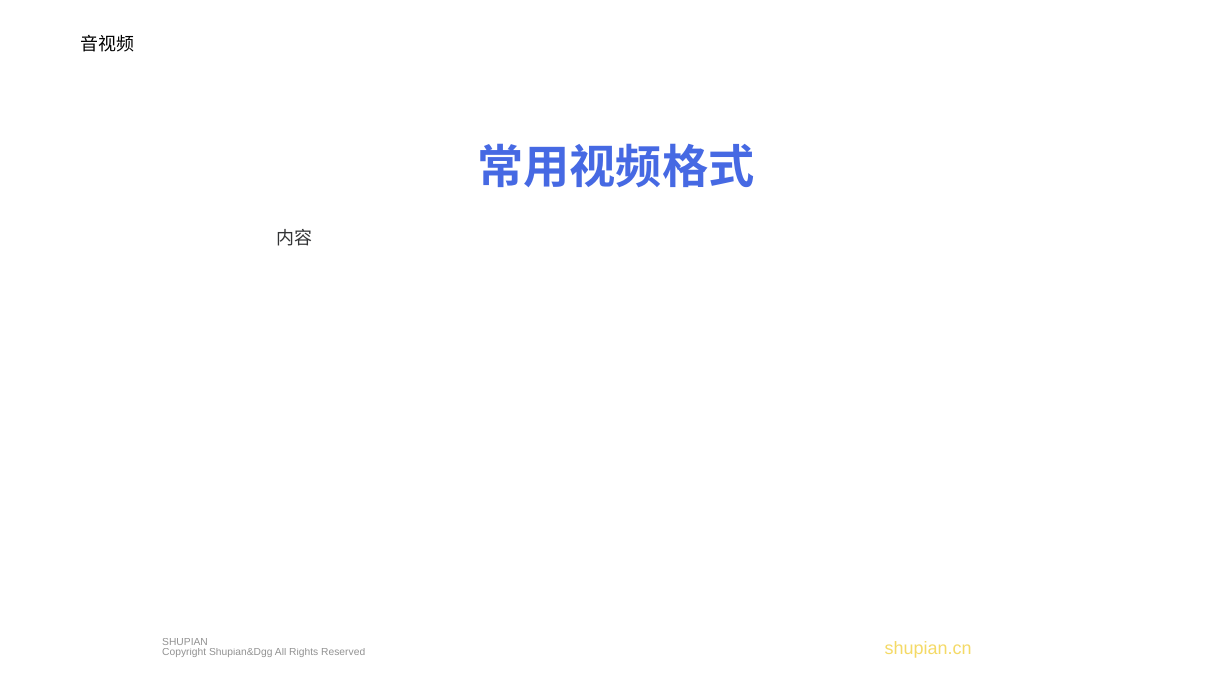
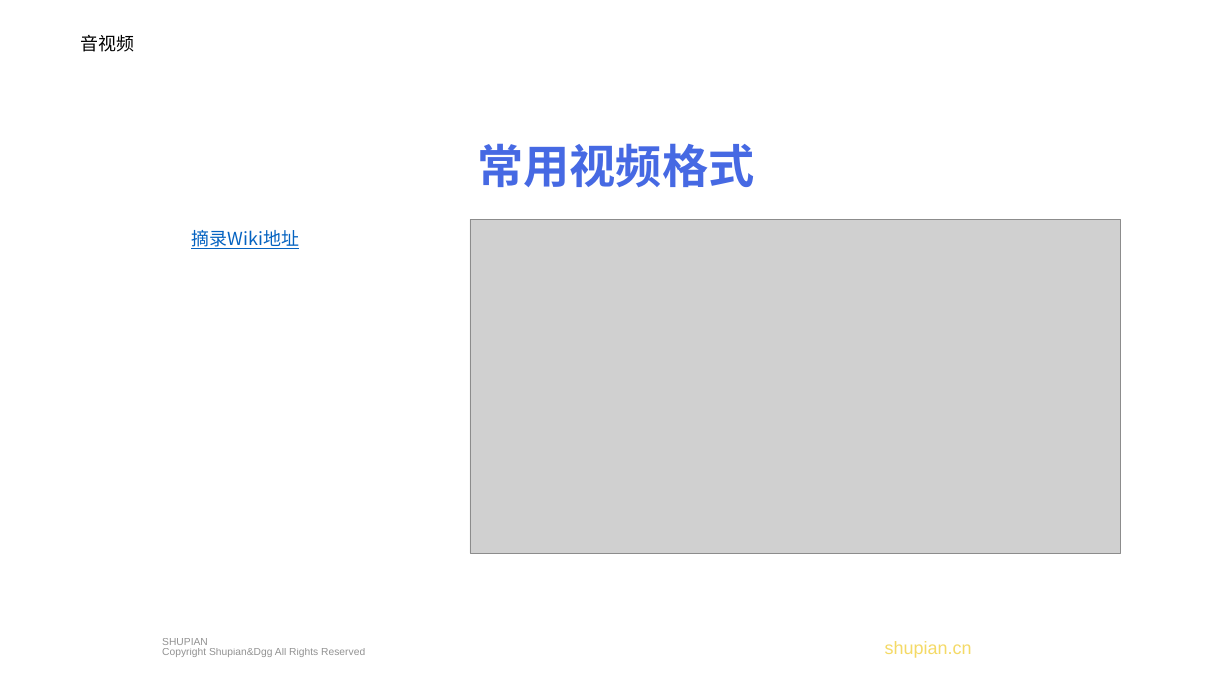
Before and after one commit to xiaowifi/MyNote, a slide deck: slide 6 of blogpage/content/posts/Android/音视频/培训/音视频原理简介.pptx. Drawn at 1232x693 pixels with LibreOffice and Linux fonts; fonts in the diff are those of the drawing; grey boxes stand for pictures; background and template pictures are left out. Boxes give left, top, right and bottom in pixels: in the first picture for what was removed or moved away, otherwise in the second. Text is boxed around its words. In the diff, an @@ line names an element or a change of style, - is before the commit and + after.

```diff
--- a/blogpage/content/posts/Android/音视频/培训/音视频原理简介.pptx
+++ b/blogpage/content/posts/Android/音视频/培训/音视频原理简介.pptx
@@ text added at [191,230,299,249], 14 pt, text #0563C1, underline @@
+摘录Wiki地址
@@ text removed at [277,229,313,246] @@
-内容
@@ picture added at [470,219,1121,553] @@
```
Also in this commit, not shown: 3 other slides changed, 2 other files.
